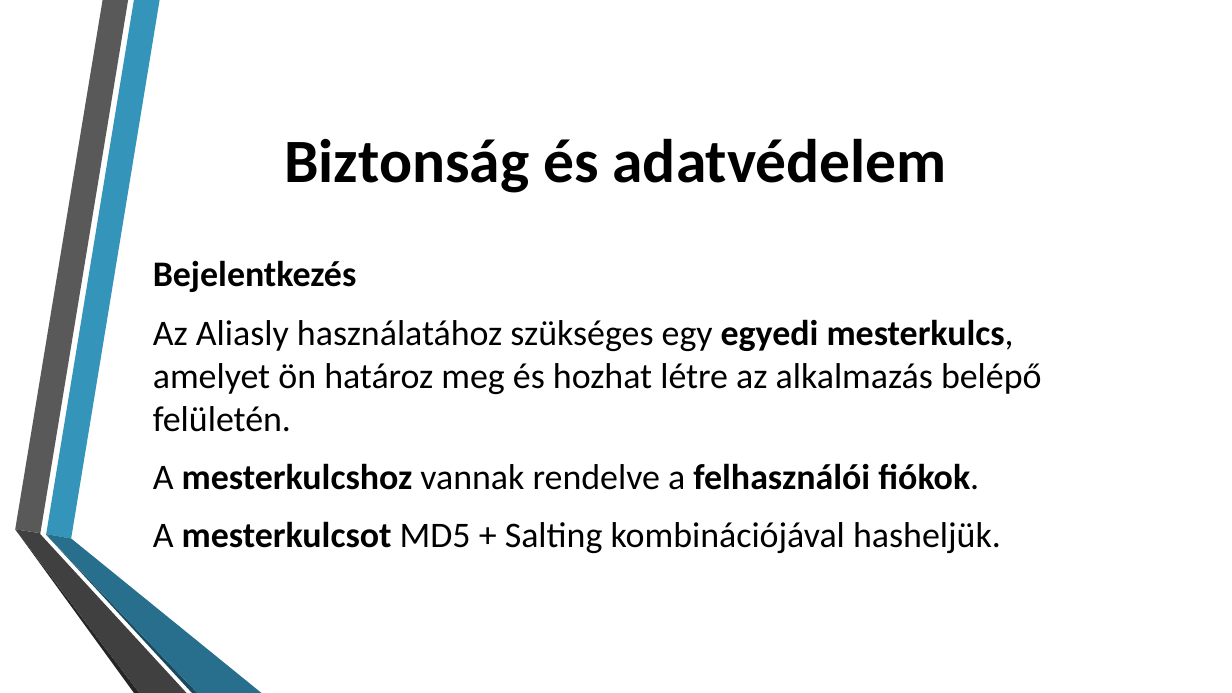
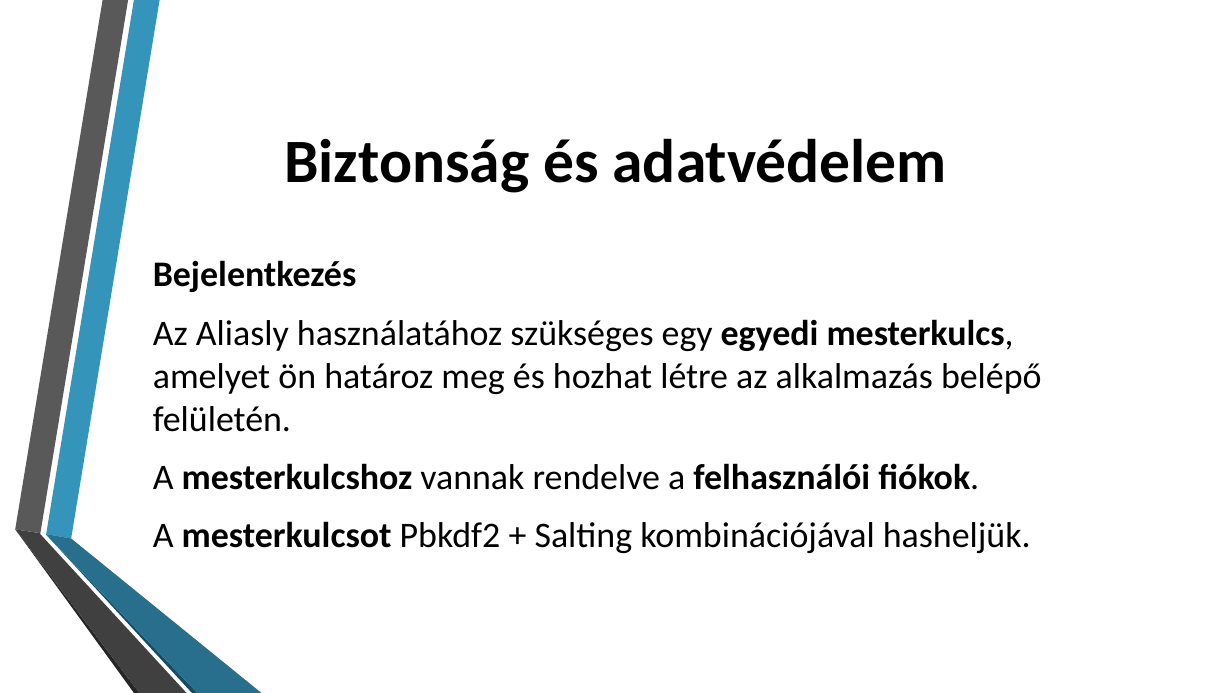
Before and after one commit to yAn2049/Aliasly-Password-Manager, a slide deck: slide 10 of Documents/Aliasly bemutató.pptx. Drawn at 1232x693 pixels with LibreOffice and Linux fonts; fonts in the diff are those of the drawing; background and template pictures are left out. Boxes give left, top, right and bottom in pixels: in the first picture for what was removed or moved away, otherwise in the second. Text is boxed around its words. In the diff, an @@ line names an element or a change of style, - is before the commit and + after.

Commit message:
ppt

```diff
--- a/Documents/Aliasly bemutató.pptx
+++ b/Documents/Aliasly bemutató.pptx
@@ text at (153, 521, 1031, 553): text changed @@
-A mesterkulcsot MD5 + Salting kombinációjával hasheljük.
+A mesterkulcsot Pbkdf2 + Salting kombinációjával hasheljük.
```
